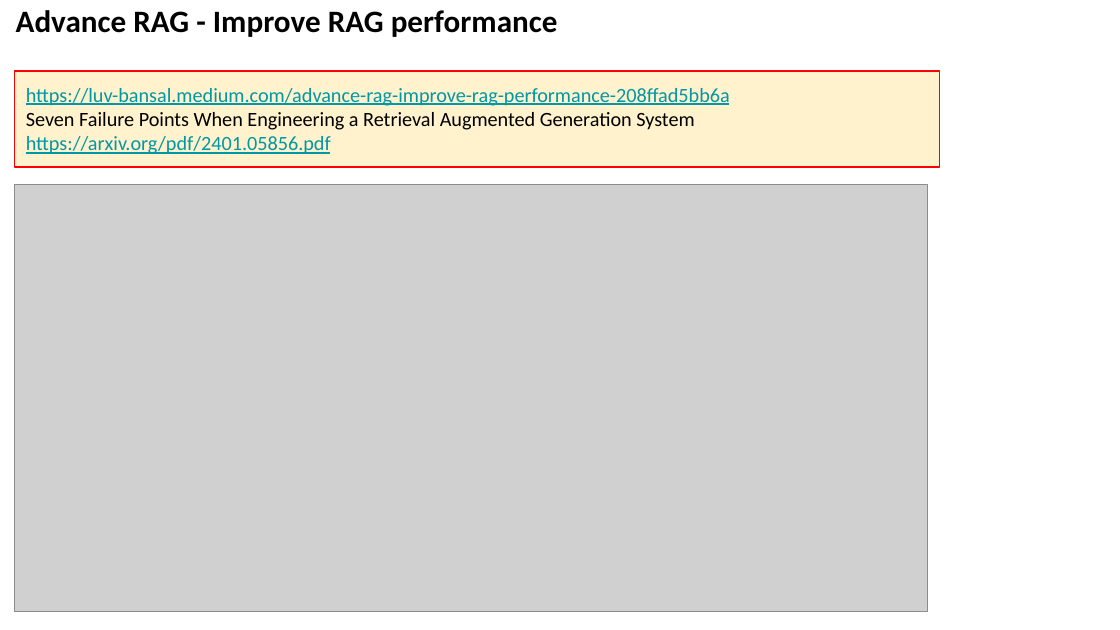
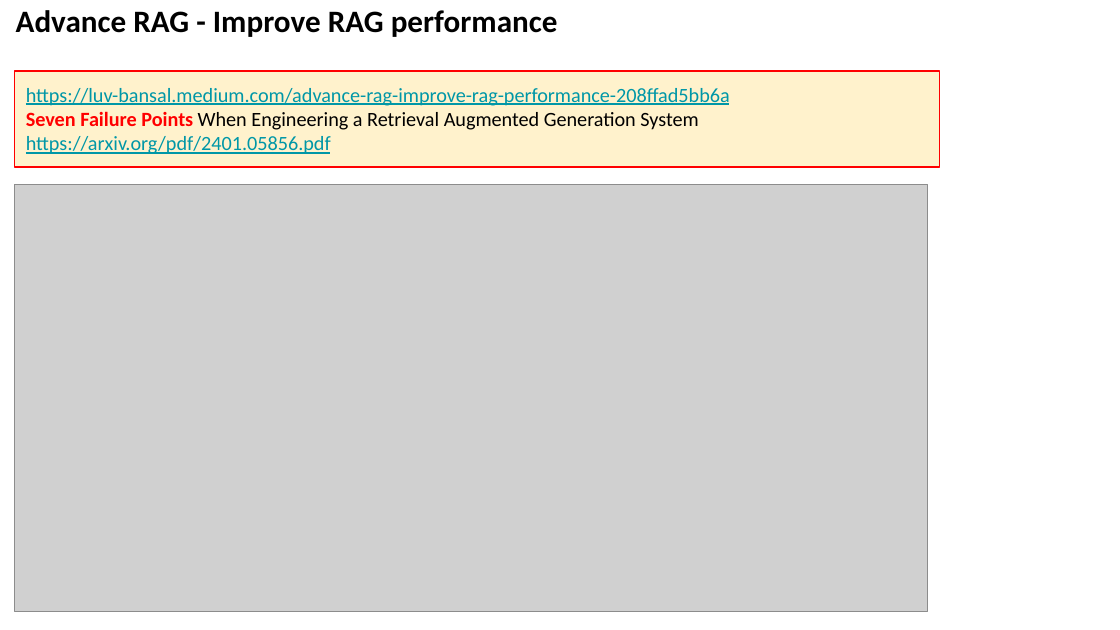
Before and after one commit to lselector/seminar, a slide deck: slide 17 of 2024/2024-03-15-AI-Updates.pptx (slide 15 before the commit). Drawn at 1120x630 pixels with LibreOffice and Linux fonts; fonts in the diff are those of the drawing; grey boxes stand for pictures. Boxes give left, top, right and bottom in pixels: in the first picture for what was removed or moved away, otherwise in the second. Text is boxed around its words. In the diff, an @@ line names an element or a change of style, - is before the commit and + after.

```diff
--- a/2024/2024-03-15-AI-Updates.pptx
+++ b/2024/2024-03-15-AI-Updates.pptx
@@ text in rectangle at (x1=26, y1=111, x2=698, y2=130): text colour #000000 to #FF0000, bold on in "Seven Failure Points" @@
```
Also in this commit, not shown: 10 other slides changed, 1 slide added.
